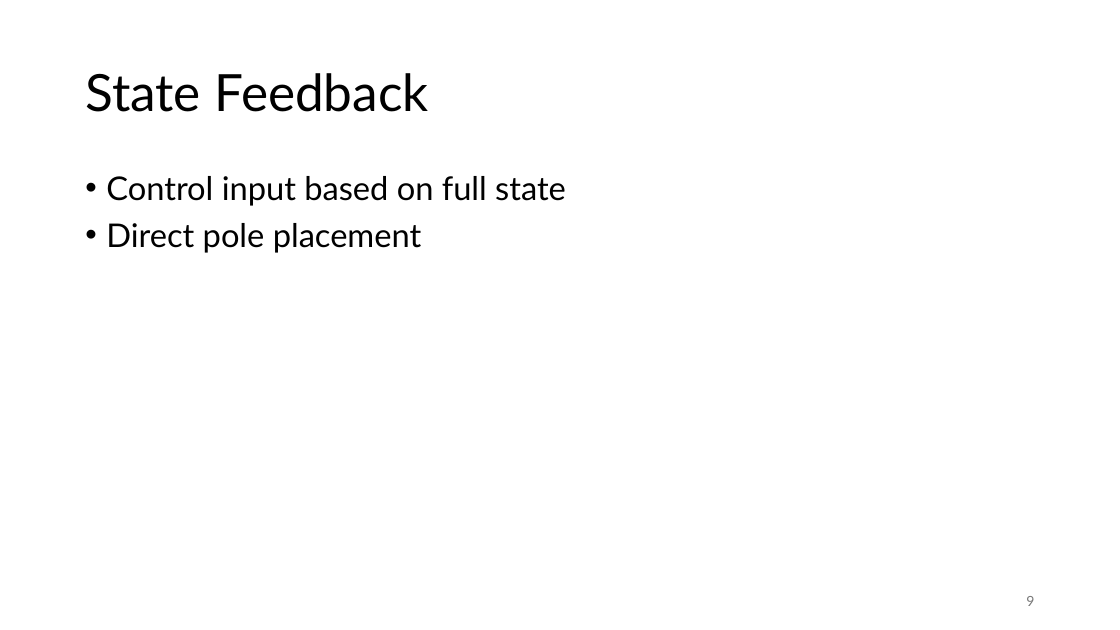
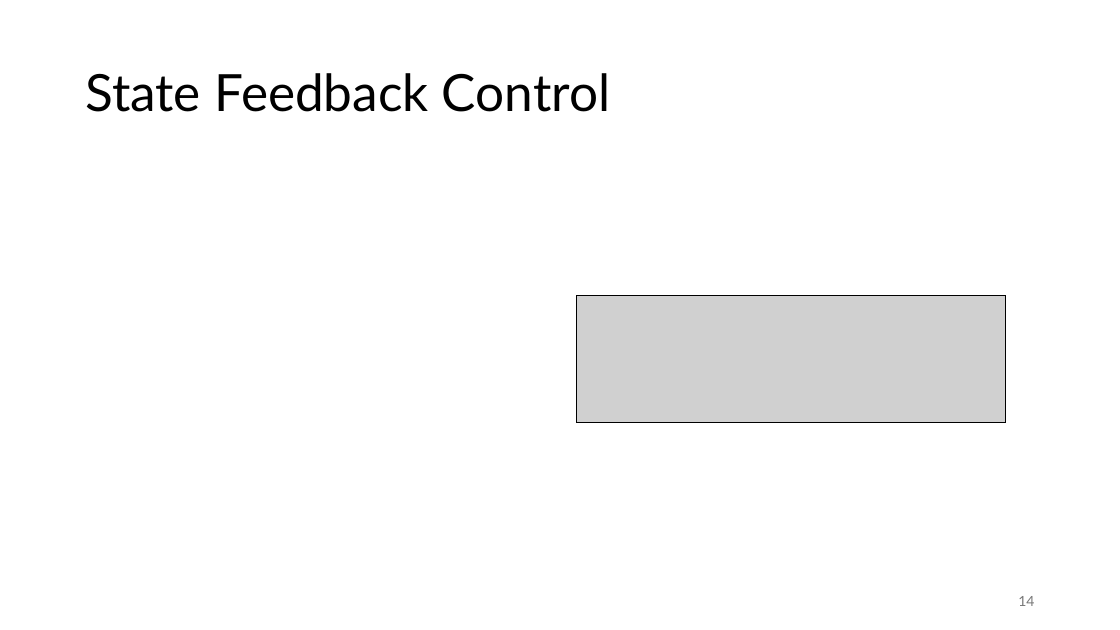
Before and after one commit to FelixWick/control_engineering, a slide deck: slide 14 of slides/7_state_space.pptx (slide 9 before the commit). Drawn at 1120x630 pixels with LibreOffice and Linux fonts; fonts in the diff are those of the drawing; grey boxes stand for pictures. Boxes give left, top, right and bottom in pixels: in the first picture for what was removed or moved away, otherwise in the second. Text is boxed around its words. In the diff, an @@ line names an element or a change of style, - is before the commit and + after.

Commit message:
state space slides

```diff
--- a/slides/7_state_space.pptx
+++ b/slides/7_state_space.pptx
@@ title at box(85, 73, 611, 112): text changed @@
-State Feedback
+State Feedback Control
@@ text removed at box(106, 176, 566, 253) @@
-• Control input based on full state
-• Direct pole placement
@@ picture added at box(577, 295, 1006, 422) @@
@@ page number at box(1018, 596, 1034, 606): text changed @@
-9
+14
```
Also in this commit, not shown: 6 other slides changed, 15 slides added, 4 slides removed.
